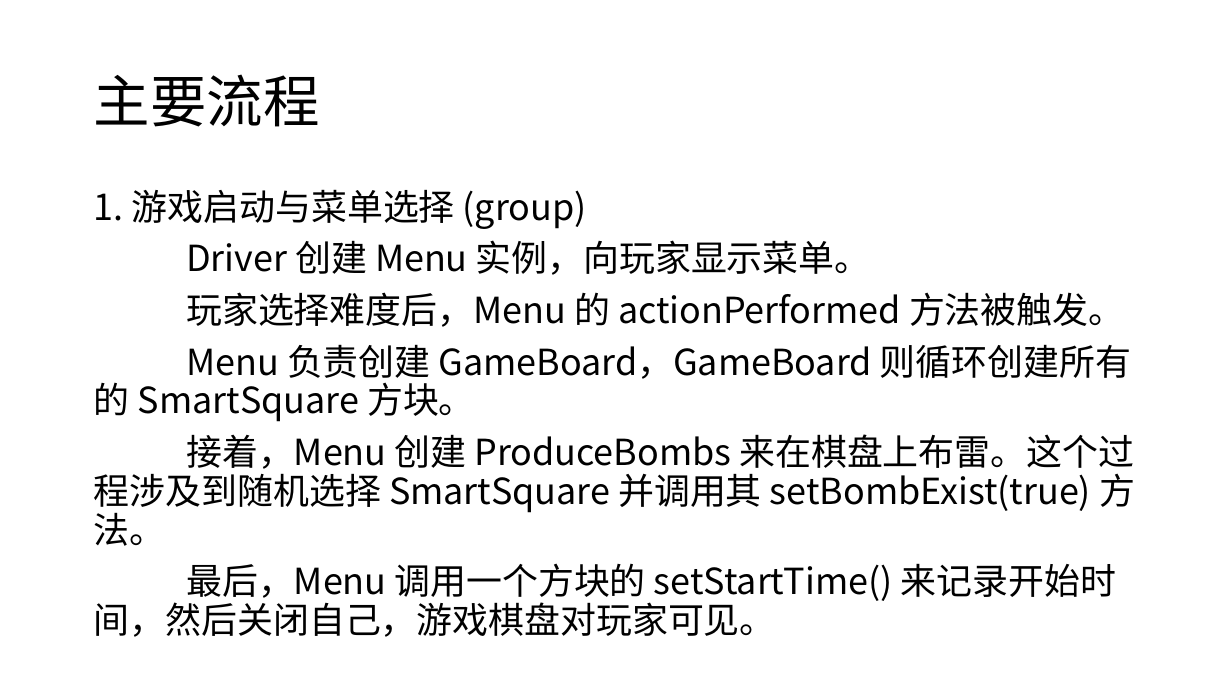
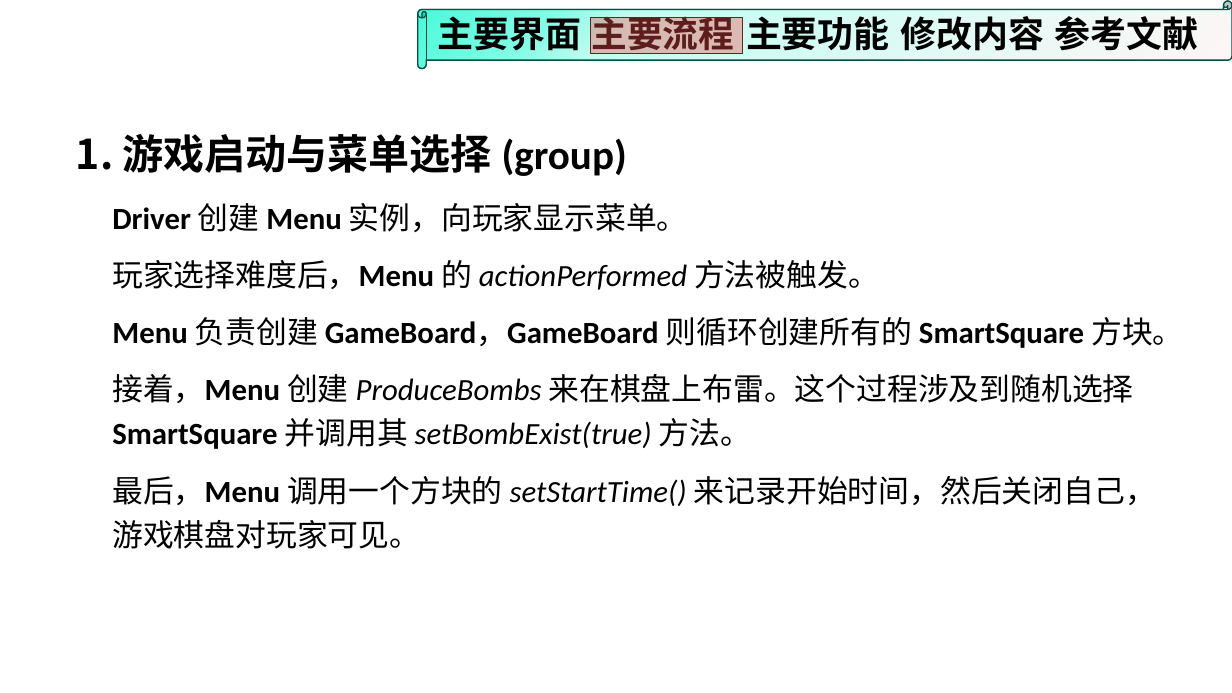
Before and after one commit to wzc506/mineswapper, a slide deck: slide 8 of uml.pptx (slide 30 before the commit). Drawn at 1232x693 pixels with LibreOffice and Linux fonts; fonts in the diff are those of the drawing; background and template pictures are left out. Boxes give left, top, right and bottom in pixels: in the first picture for what was removed or moved away, otherwise in the second. Text is boxed around its words. In the diff, an @@ line names an element or a change of style, - is before the commit and + after.

```diff
--- a/uml.pptx
+++ b/uml.pptx
@@ horizontal scroll added at bbox=[418, 1, 1232, 68], fill gradient #FFF6F6 to #C2FDF2 to #84FBE5 to #47F9D9, outline #035243 1 pt @@
@@ horizontal scroll added at bbox=[418, 1, 1232, 68], fill gradient #FFF6F6 to #C2FDF2 to #84FBE5 to #47F9D9, outline #035243 1 pt @@
@@ text added at bbox=[429, 6, 645, 59], 28 pt, text #000000, bold @@
+主要界面
@@ text added at bbox=[438, 11, 582, 57], 28 pt, text #000000, bold @@
+主要界面
@@ rectangle added at bbox=[591, 18, 742, 54], fill #F84D4D at 38% opacity, outline #6D2222 1 pt @@
@@ text added at bbox=[592, 11, 734, 57], 27.8 pt, text #000000, bold @@
+主要流程
@@ text added at bbox=[604, 11, 748, 57], 28 pt, text #000000, bold @@
+主要流程
@@ text added at bbox=[746, 16, 890, 51], 28 pt, text #000000, bold @@
+主要功能
@@ text added at bbox=[771, 16, 915, 51], 28 pt, text #000000, bold @@
+主要功能
@@ text added at bbox=[900, 16, 1044, 51], 28 pt, text #000000, bold @@
+修改内容
@@ text added at bbox=[937, 16, 1081, 51], 28 pt, text #000000, bold @@
+参考内容
@@ text added at bbox=[1055, 16, 1199, 51], 28 pt, text #000000, bold @@
+参考文献
@@ title removed at bbox=[94, 74, 320, 127] @@
-主要流程
@@ text "游戏启动与菜单选择 (group)": place and size @@
-text "游戏启动与菜单选择 (group)" at bbox=[94, 189, 1135, 637]
+text "游戏启动与菜单选择 (group)" at bbox=[112, 134, 1183, 549]
@@ text at bbox=[122, 134, 627, 176]: text changed; size 28 to 32 pt; font Noto Sans CJK SC to Calibri; bold on @@
-1. 游戏启动与菜单选择 (group)
+1. 游戏启动与菜单选择 (group)
@@ text at bbox=[112, 203, 1183, 549]: size 28 to 24 pt, font Noto Sans CJK SC to Calibri; bold on in "Driver Menu", "玩家选择难度后，Menu", "Menu GameBoard，GameBoard SmartSquare", "接着，Menu SmartSquare" and 1 more places; italic on in "actionPerformed", "ProduceBombs setBombExist(true)", "setStartTime()"; indent changed; line spacing 0.9 to 1.2 @@
```
Also in this commit, not shown: 28 other slides changed, 18 slides added, 5 slides removed, 26 other files.
